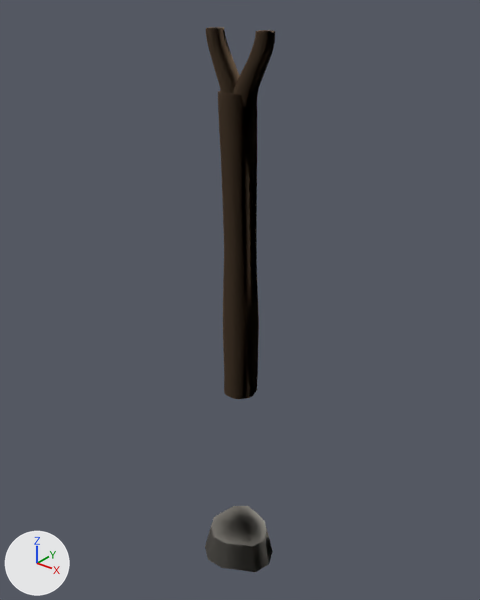
The glTF model assets/tower/approved-library/architecture/bagana-f1-3x12x3-v2.glb: old version first, new version second.
Rendered twice from a 50 mm camera at (2.89, -3.61, 3.3) aimed at (-0.07, 0.1, 1.01). Arrows for +X, +Y and +Z are at lower left; the lights stay in place. The first picture is the older version. Vertices at exactly the same position are counted once.

The first picture shows 'bagana_stone', 'bagana_wood'.
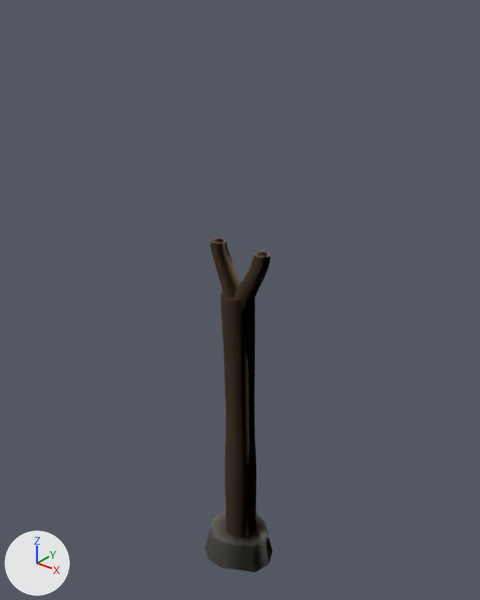
Pixel boxes [x1, y1, x2, y2] of what changed, in the pictures (480 x 600 px):
'bagana_wood', moved: before [206, 27, 275, 399]; after [210, 238, 270, 538]

Edits to the bpy script that builds the scene:
```text
Change me_bagana_form_1_wood:
    used by ob_bagana_wood; location = (0.0, 0.0, 0.0)
    remove me_bagana_form_1_wood.from_pydata(...)  # 976 vertices, 1936 faces; spans x -0.27..0.28, y -0.14..0.14, z 0.25..3.0
    add me_bagana_form_1_wood.from_pydata(...)  # 976 vertices, 1936 faces; spans x -0.27..0.28, y -0.14..0.14, z -1.25..1.5
    me_bagana_form_1_wood part 1: the whole mesh is moved by (0.0, 0.0, -1.5)
```
